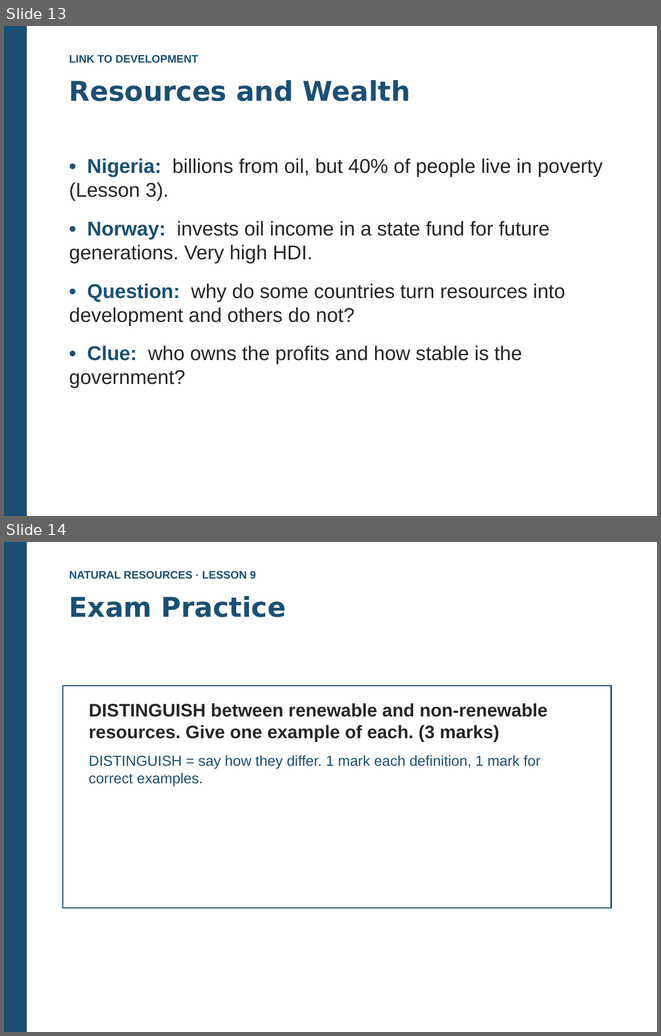
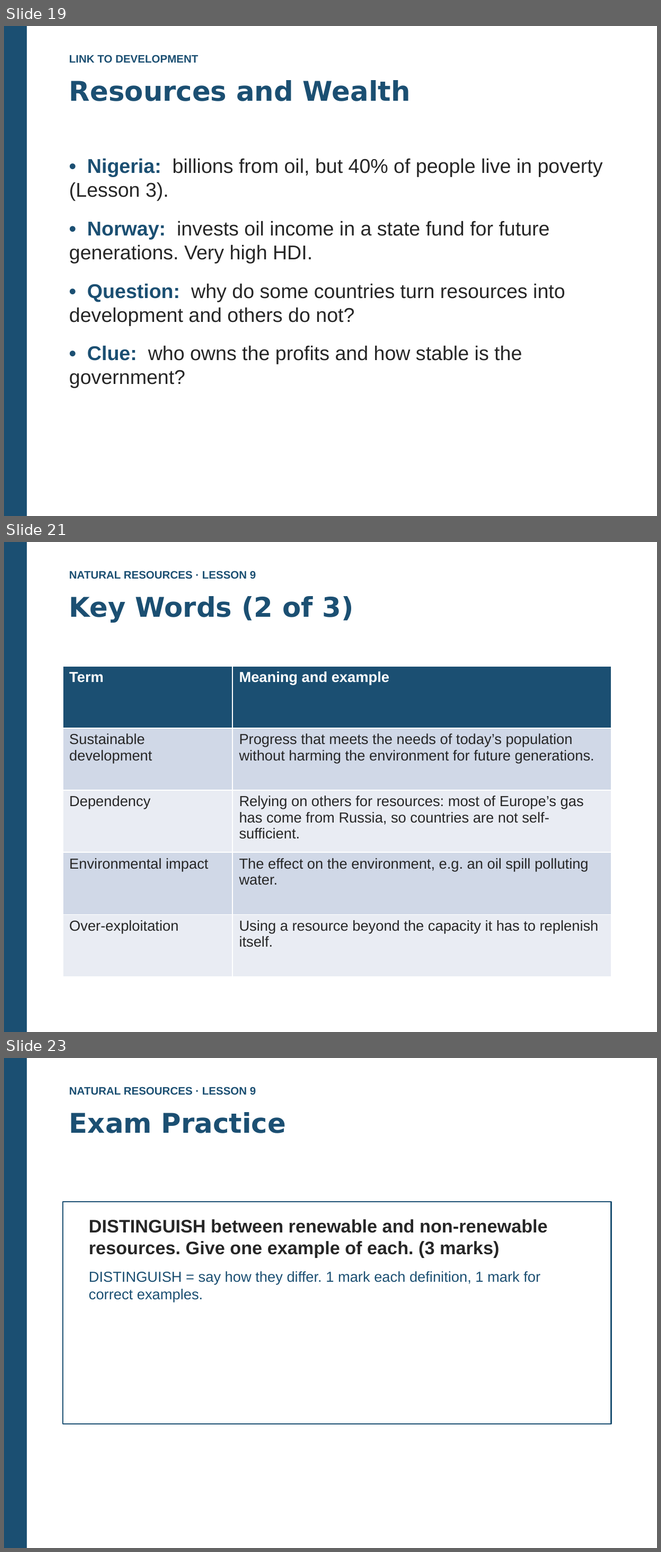
Before and after one commit to kalzei/seeh, a slide deck: materials/s6/geo/9.EN_Geo_NaturalResources_L9_WhatAreResources.pptx. Shown one above the other, each under a label of ours: slides 13 and 14 before the commit, slides 19, 21 and 23 after it; the slides between them are not shown. The pictures are 661x1036 and 661x1552 pixels, drawn with LibreOffice and Linux fonts; fonts in the diff are those of the drawing. Boxes give left, top, right and bottom in pixels: in the first picture for what was removed or moved away, otherwise in the second. Text is boxed around its words. In the diff, an @@ line names an element or a change of style, - is before the commit and + after.

```diff
--- a/materials/s6/geo/9.EN_Geo_NaturalResources_L9_WhatAreResources.pptx
+++ b/materials/s6/geo/9.EN_Geo_NaturalResources_L9_WhatAreResources.pptx
@@ slide 21 added at (4, 542, 657, 1032), background #FFFFFF @@
@@ rectangle added at (4, 542, 27, 1032), fill #1B4F72 @@
@@ text added at (69, 571, 256, 579), 12 pt, text #1B4F72, bold @@
+NATURAL RESOURCES · LESSON 9
@@ text added at (69, 596, 354, 622), 30 pt, text #1B4F72, bold @@
+Key Words (2 of 3)
@@ table added at (63, 666, 611, 976), 5 rows, 2 columns @@
+Term | Meaning and example
+Sustainable development | Progress that meets the needs of today’s population without harming the environment for future generations.
+Dependency | Relying on others for resources: most of Europe’s gas has come from Russia, so countries are not self-sufficient.
+Environmental impact | The effect on the environment, e.g. an oil spill polluting water.
+Over-exploitation | Using a resource beyond the capacity it has to replenish itself.
@@ what was slide 13 is now slide 19 @@
@@ what was slide 14 is now slide 23 @@
```
Also in this commit, not shown: 11 other slides added, 1 other file.
